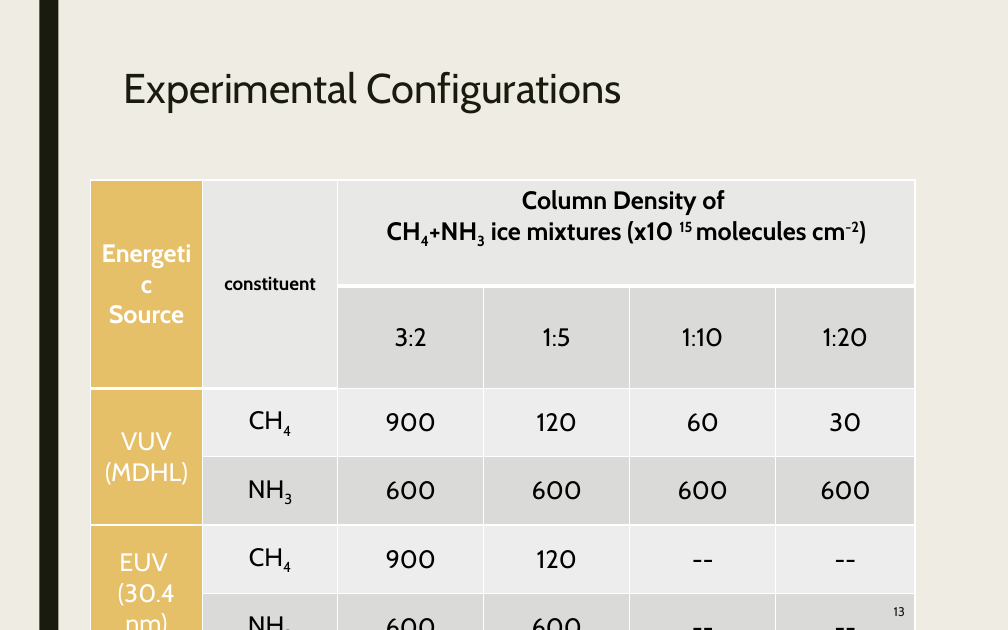
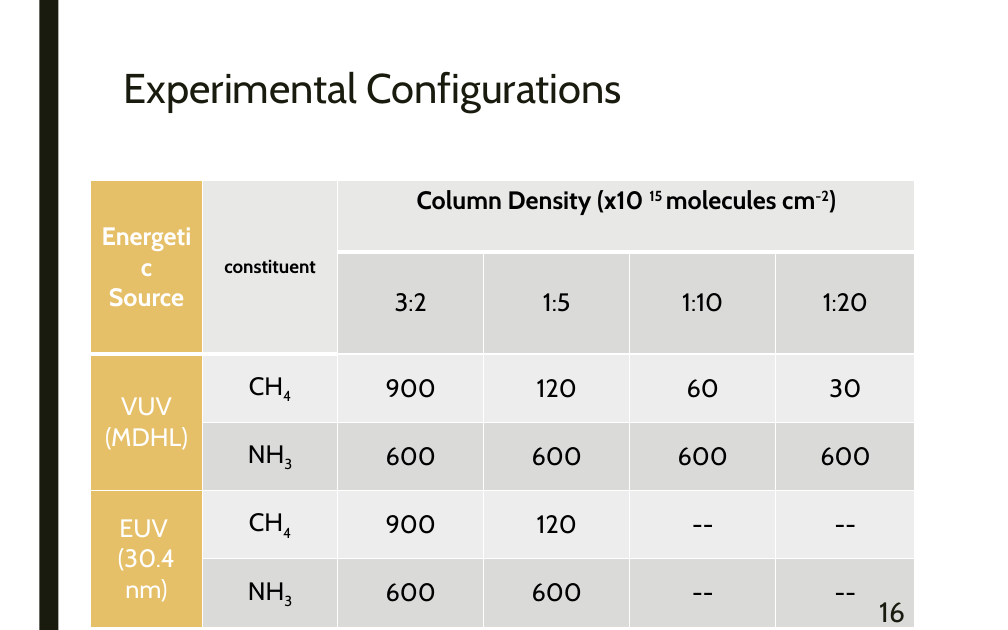
Before and after one commit to samuello1228/lily, a slide deck: slide 16 of doc/VUV and EUV irradiation of CH4 + NH3.pptx (slide 13 before the commit). Drawn at 1008x630 pixels with LibreOffice and Linux fonts; fonts in the diff are those of the drawing. Boxes give left, top, right and bottom in pixels: in the first picture for what was removed or moved away, otherwise in the second. Text is boxed around its words. In the diff, an @@ line names an element or a change of style, - is before the commit and + after.

```diff
--- a/doc/VUV and EUV irradiation of CH4 + NH3.pptx
+++ b/doc/VUV and EUV irradiation of CH4 + NH3.pptx
@@ background #EFEDE3 to #FFFFFF @@
@@ table at <box>91,180,915,610</box> @@
-row 1, column 3: Column Density of / CH4+NH3 ice mixtures (x10 15 molecules cm-2)
+row 1, column 3: Column Density (x10 15 molecules cm-2)
@@ page number at <box>879,602,905,623</box>: text changed; size 9 to 20 pt @@
-13
+16
```
Also in this commit, not shown: 27 other slides changed, 9 slides added, 1 slide removed, 1 other file.
